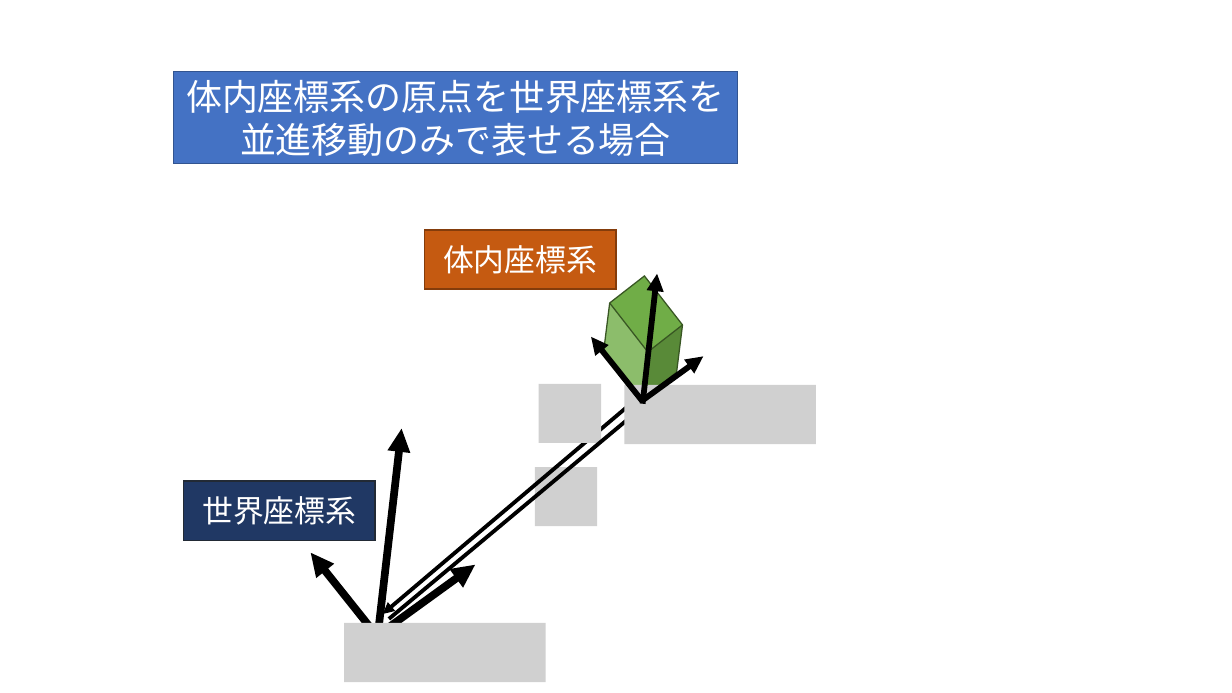
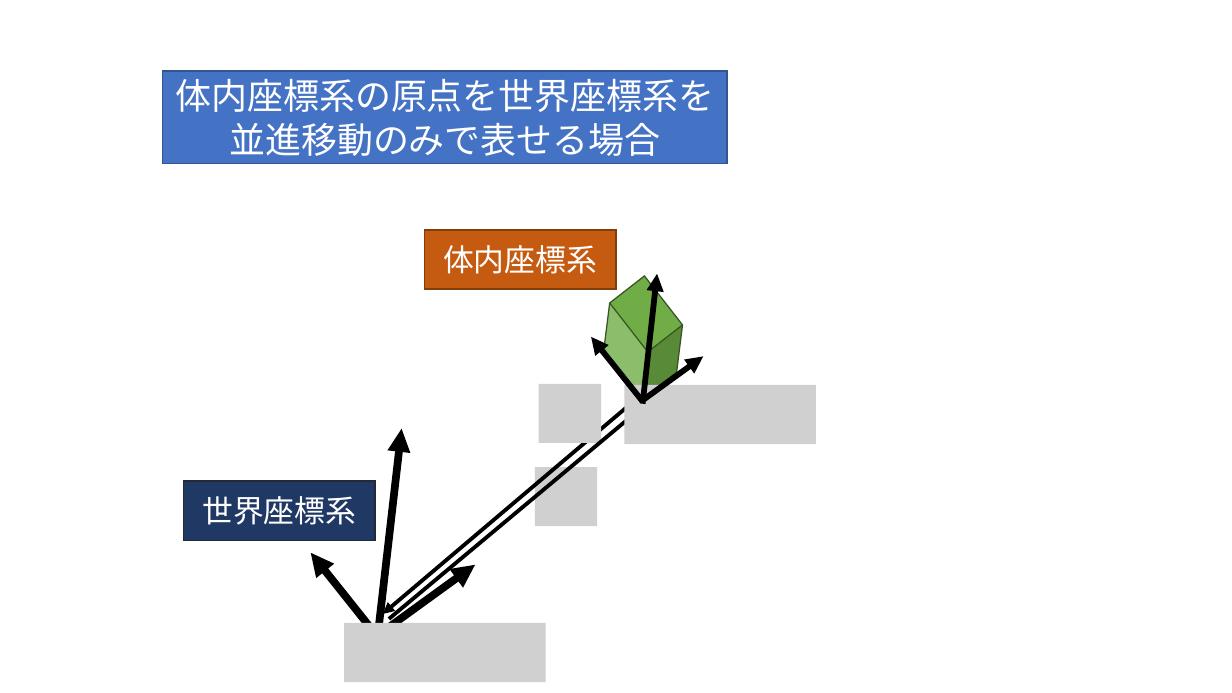
Before and after one commit to rurusasu/Diary, a slide deck: slide 1 of 座標変換.pptx. Drawn at 1232x693 pixels with LibreOffice and Linux fonts; fonts in the diff are those of the drawing; grey boxes stand for pictures. Boxes give left, top, right and bottom in pixels: in the first picture for what was removed or moved away, otherwise in the second. Text is boxed around its words. In the diff, an @@ line names an element or a change of style, - is before the commit and + after.

```diff
--- a/座標変換.pptx
+++ b/座標変換.pptx
@@ rectangle "体内座標系の原点を世界座標系を": place and size @@
-rectangle "体内座標系の原点を世界座標系を" at box(174, 71, 738, 164)
+rectangle "体内座標系の原点を世界座標系を" at box(163, 71, 727, 164)
```
Also in this commit, not shown: 1 other file.
